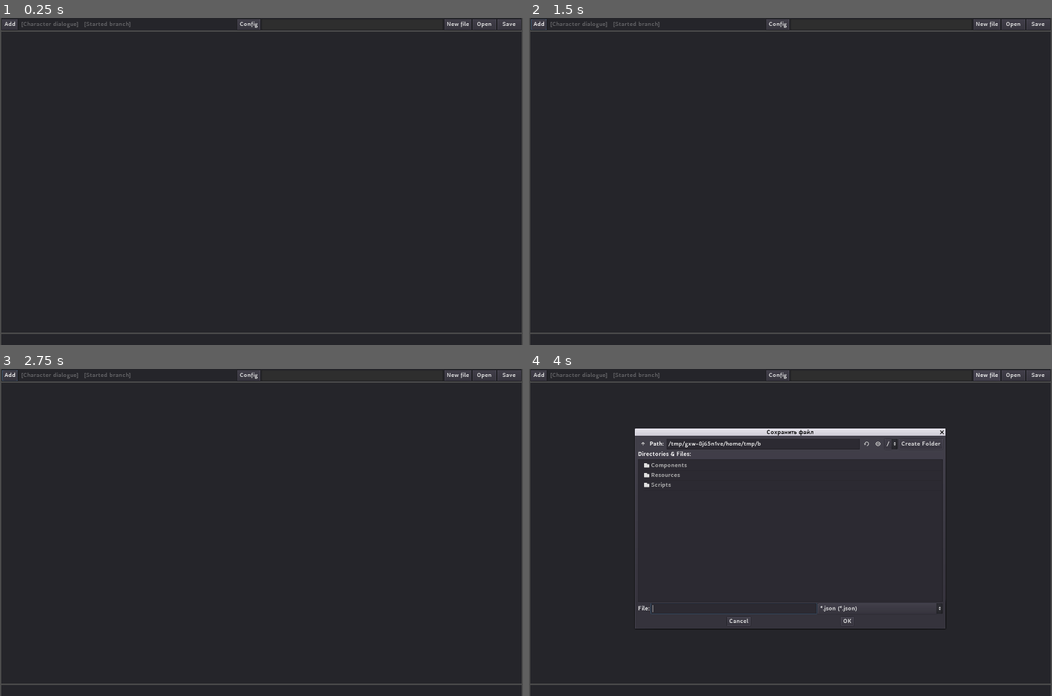
Above: before the commit, frames 1-4 (two rows, left to right).
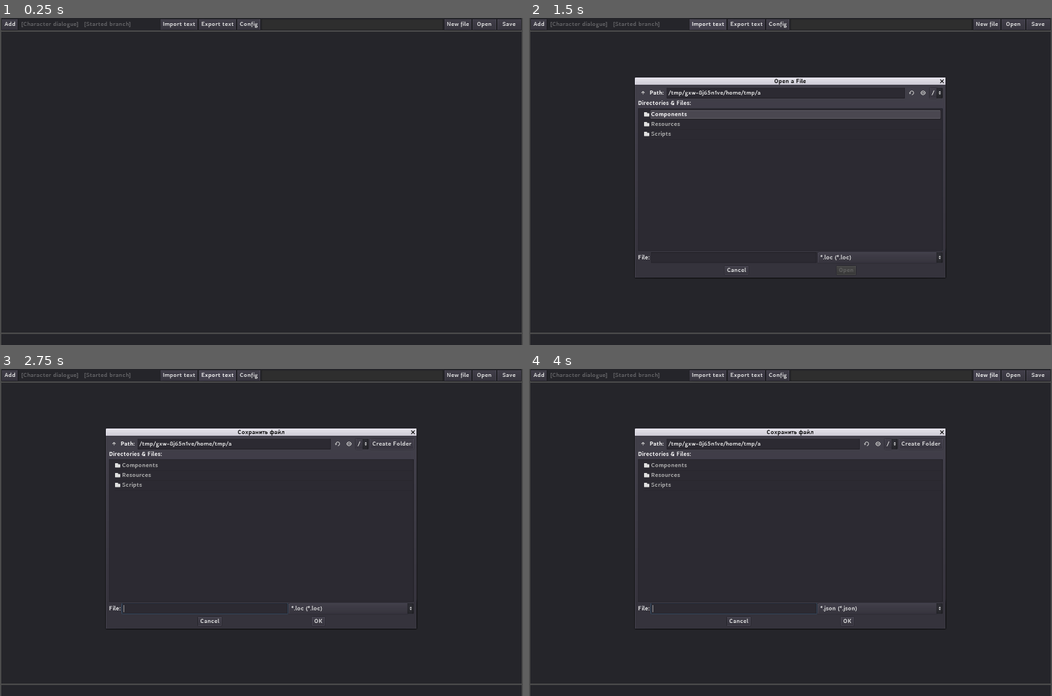
Above: after the commit, the same moments.

Repository: NIK0666/smart_dialogue_creator
Game: Godot game, scene res://Main.tscn
The game is run twice, just before and just after one commit, with the same random seed, the same clock (stepped at 60 frames per second) and the same inputs.
Inputs (mouse positions are in pixels of both pictures, inside the frame that each line leads up to):
- Up to frame 1 (0.25 s): no input
- Up to frame 2 (1.5 s): click "Add" at 0.5 s; click (706, 24) at 1.25 s, where only the run after the commit has a clickable "Import text"
- Up to frame 3 (2.75 s): click (219, 375) at 2 s, where only the run after the commit has a clickable "Export text"
- Up to frame 4 (4 s): click "Save" at 2.75 s; click "New file" at 3.5 s

The runs differ from the first frame. In frame 1, 0.3% of the frame differs, in the area x 30-46%, y 0-4%; in frame 2, 7.0%, in the area x 0-80%, y 0-80%; in frame 3, 5.9%; in frame 4, 0.3%.

Commit message:
Export and import text to CSV

Diff:
--- a/App.gd
+++ b/App.gd
@@ -25,19 +25,19 @@
 	var last_file_path = AppInstance.settings.get_value("settings", "last_file")
 	var open_recent = AppInstance.load_json(last_file_path)
 	if (open_recent):
-		AppInstance.current_npc = open_recent
+		AppInstance.document = open_recent
 		init_form(last_file_path)
 
 
 func _on_OpenDialog_file_selected(path):
-	AppInstance.current_npc = AppInstance.load_json(path)
+	AppInstance.document = AppInstance.load_json(path)
 	init_form(path)
 	AppInstance.change_setting("last_file", path)
 	AppInstance.change_setting("last_path", $OpenDialog.current_dir + "/")
 
 func _on_CreateDialog_file_selected(path):
 	AppInstance.create_empty_dialog(path)
-	AppInstance.current_npc = AppInstance.load_json(path)
+	AppInstance.document = AppInstance.load_json(path)
 	init_form(path)
 	AppInstance.change_setting("last_file", path)
 	AppInstance.change_setting("last_path", $CreateDialog.current_dir + "/")
@@ -52,12 +52,12 @@
 	for item in dialogs_list.get_children():
 		dialogs_list.remove_child(item)
 
-	if (AppInstance.current_npc.get("character")):
-		$MainVBox/ToolbarPanel/HBoxContainer/CharacterBtn.update_content(AppInstance.get_character_info(AppInstance.current_npc["character"]))
-	if (AppInstance.current_npc.get("autobranch")):
-		$MainVBox/ToolbarPanel/HBoxContainer/AutobranchBtn.set_text(AppInstance.current_npc["autobranch"])
-
-	var content: Array = AppInstance.current_npc["dialogues"]
+	if (AppInstance.document.get("character")):
+		$MainVBox/ToolbarPanel/HBoxContainer/CharacterBtn.update_content(AppInstance.get_character_info(AppInstance.document["character"]))
+	if (AppInstance.document.get("autobranch")):
+		$MainVBox/ToolbarPanel/HBoxContainer/AutobranchBtn.set_text(AppInstance.document["autobranch"])
+
+	var content: Array = AppInstance.document["branches"]
 	for ind in range(content.size()):
 		var cell = BranchCell.instance()
 		cell.update_content(content[ind])
@@ -67,12 +67,12 @@
 
 
 func _on_SaveBtn_pressed():
-	if AppInstance.current_npc.empty():
+	if AppInstance.document.empty():
 		AppInstance.alert("File is not opened!", "ERROR")
 		return
 	var file = File.new()
 	file.open(path_input.text, File.WRITE)
-	file.store_string(JSON.print(AppInstance.current_npc))
+	file.store_string(JSON.print(AppInstance.document))
 	file.close()
 
 
@@ -88,6 +88,50 @@
 
 func _on_ConfigPanel_open_config_dialog():
 	show_filedialog($OpenConfig, "config")
+
+func _on_ExportBtn_pressed():
+	show_filedialog($ExportDialog, "loc")
+
+func _on_ImportBtn_pressed():
+	show_filedialog($ImportDialog, "loc")
+
+func _on_ImportDialog_file_selected(path):
+	var file = File.new()
+	file.open(path, file.READ)
+
+	var dict: Dictionary = {}
+	var arr: Array = file.get_csv_line("\t")
+	while arr.size() == 2:
+		arr = file.get_csv_line("\t")
+		if arr.size() == 2:
+			print(arr.size())
+			dict[arr[0]] = arr[1]
+	file.close()
+
+	for branch in AppInstance.document["branches"]:
+		if (dict.has(branch["text_id"])):
+			branch["text"] = dict[branch["text_id"]]
+		for phrase in branch["phrases"]:
+			if (dict.has(phrase["text_id"])):
+				phrase["text"] = dict[phrase["text_id"]]
+
+	init_form(path_input.text)
+
+
+func _on_ExportDialog_file_selected(path):
+	var file_data: String = "text_id\ttext\n"
+
+	for branch in AppInstance.document["branches"]:
+		file_data += branch["text_id"] + "\t" + branch["text"] + "\n"
+		for phrase in branch["phrases"]:
+			file_data += phrase["text_id"] + "\t" + phrase["text"] + "\n"
+
+	var file = File.new()
+	file.open(path, File.WRITE)
+	file.store_string(file_data)
+	file.close()
+
+
 
 func show_filedialog(node: FileDialog, type: String):
 	node.current_path = AppInstance.settings.get_value("settings", "last_path")
@@ -96,7 +140,7 @@
 
 func _on_AddBranchButton_pressed():
 
-	if AppInstance.current_npc.empty():
+	if AppInstance.document.empty():
 		AppInstance.alert("Dialog is not found! Create or open file.", "ERROR")
 		return
 
@@ -104,7 +148,7 @@
 	dialogs_list.add_child(cell)
 	var new_dict: Dictionary = {
 		"name": generate_name(),
-		"phrase": "",
+		"text": "",
 		"text_id": UUID.v4(),
 		"hidden": false,
 		"closed": false,
@@ -117,8 +161,8 @@
 		"vars": [],
 		"if": [],
 		"change_started": "",
-		"dialog": []}
-	AppInstance.current_npc["dialogues"].append(new_dict)
+		"phrases": []}
+	AppInstance.document["branches"].append(new_dict)
 	cell.update_content(new_dict)
 	cell.phrase_text.grab_focus()
 	AppInstance.update_branches()
@@ -129,16 +173,16 @@
 	var new_dict: Dictionary = {
 		"text": "",
 		"text_id": UUID.v4(),
-		"npc": AppInstance.current_npc["character"],
+		"npc": AppInstance.document["character"],
 		"anim": "",
 		"if": {}
 		}
-	AppInstance.selected_branch.get_content()["dialog"].append(new_dict)
+	AppInstance.selected_branch.get_content()["phrases"].append(new_dict)
 	cell.update_content(new_dict)
 
 func change_selected_branch_text(value: String):
 	var node_content: Dictionary = AppInstance.selected_branch.get_content()
-	$MainVBox/MainHBox/ColorRect/AddFirst.visible = (value != "" && node_content["dialog"].empty())
+	$MainVBox/MainHBox/ColorRect/AddFirst.visible = (value != "" && node_content["phrases"].empty())
 
 func change_selected(node: BranchCell):
 
@@ -152,14 +196,14 @@
 	for item in phrases_list.get_children():
 		phrases_list.remove_child(item)
 
-	for item in node_content["dialog"]:
+	for item in node_content["phrases"]:
 		var cell = PhraseCell.instance()
 		phrases_list.add_child(cell)
 		cell.update_content(item)
 
 	update_branch_states()
 
-	$MainVBox/MainHBox/ColorRect/AddFirst.visible = (node_content["phrase"] != "" && node_content["dialog"].empty())
+	$MainVBox/MainHBox/ColorRect/AddFirst.visible = (node_content["text"] != "" && node_content["phrases"].empty())
 
 func get_branch_cell(phrase_id: String) -> BranchCell:
 	for item in dialogs_list.get_children():
@@ -195,7 +239,7 @@
 
 
 func generate_name():
-	var content: Array = AppInstance.current_npc["dialogues"]
+	var content: Array = AppInstance.document["branches"]
 	if (content.size() > 0):
 		var temp_name: String = content[content.size() - 1]["name"]
 		var temp_arr: Array = temp_name.split("_")
@@ -230,17 +274,18 @@
 	var cell = PhraseCell.instance()
 	phrases_list.add_child(cell)
 	var new_dict: Dictionary = {
-		"text": node_content["phrase"],
+		"text": node_content["text"],
+		"text_id": UUID.v4(),
 		"npc": AppInstance.config["hero"],
 		"anim": "",
 		"if": {}
 		}
-	node_content["dialog"].append(new_dict)
+	node_content["phrases"].append(new_dict)
 	cell.update_content(new_dict)
 
 
 func _on_CharacterBtn_change_value():
-	AppInstance.current_npc["character"] = $MainVBox/ToolbarPanel/HBoxContainer/CharacterBtn.get_id()
+	AppInstance.document["character"] = $MainVBox/ToolbarPanel/HBoxContainer/CharacterBtn.get_id()
 
 func _on_AutobranchBtn_change_value():
-	AppInstance.current_npc["autobranch"] = $MainVBox/ToolbarPanel/HBoxContainer/AutobranchBtn.get_text()
+	AppInstance.document["autobranch"] = $MainVBox/ToolbarPanel/HBoxContainer/AutobranchBtn.get_text()
--- a/AppInstance.gd
+++ b/AppInstance.gd
@@ -15,7 +15,7 @@
 var app_win: AppWin = null
 var settings:ConfigFile
 var config: Dictionary
-var current_npc: Dictionary
+var document: Dictionary
 var selected_branch: BranchCell = null
 
 func alert(text: String, title: String='Message') -> void:
@@ -29,7 +29,7 @@
 
 func update_branches():
 	exist_branches = []
-	for dict in current_npc["dialogues"]:
+	for dict in document["branches"]:
 		exist_branches.append(dict["name"])
 
 func select_branch(node: BranchCell):
@@ -43,10 +43,10 @@
 	node.set_state("Default")
 
 func delete_branch(node: BranchCell):
-	current_npc["dialogues"].erase(node.get_content())
+	document["branches"].erase(node.get_content())
 	deselect_branch(node)
 	node.get_parent().remove_child(node)
-	if (current_npc["dialogues"].size() > 0):
+	if (document["branches"].size() > 0):
 		select_branch(app_win.dialogs_list.get_child(0))
 	else:
 		select_branch(null)
@@ -78,7 +78,7 @@
 func create_empty_dialog(path: String):
 	var file = File.new()
 	file.open(path, File.WRITE)
-	var saved_json = JSON.print({"character": "", "autobranch": "", "dialogues": []})
+	var saved_json = JSON.print({"character": "", "autobranch": "", "branches": []})
 	file.store_string(saved_json)
 	file.close()
 
--- a/Components/DialInfoPanel.tscn
+++ b/Components/DialInfoPanel.tscn
@@ -30,7 +30,7 @@
 	$VBoxContainer2/Panel4/ChoiceCheckBox.pressed = content[\"choice\"]
 	$VBoxContainer2/Panel3/OrCheckBox.pressed = content[\"or_cond\"]
 	$HBoxContainer/Control/SignalText.text = content[\"extern_signal\"]
-	$VBoxContainer2/Panel2/VBoxContainer2/ChangeStartedBtn.set_text(content[\"change_started\"])
+	$VBoxContainer2/Panel2/ChangeStartedBtn.set_text(content[\"change_started\"])
 
 	# Hide branches info
 	var arr_len = content[\"hide\"].size()
@@ -123,7 +123,8 @@
 
 func save_vars_info():
 	var arr: Array = []
-	for item in $VBoxContainer2/Panel2/VBoxContainer2.get_children():
+	var container = $VBoxContainer2/Panel2/VBoxContainer2
+	for item in container.get_children():
 		if (item.get_child(0).get_text() != \"\"):
 			arr.append({\"key\": item.get_child(0).get_text(), \"op\": item.get_child(1).text, \"value\": item.get_child(2).text})
 	_content[\"vars\"] = arr
@@ -139,7 +140,7 @@
 	_content[\"if\"] = arr
 
 func _on_ChangeStartedBtn_change_value():
-	_content[\"change_started\"] = $VBoxContainer2/Panel2/VBoxContainer2/ChangeStartedBtn.get_text()
+	_content[\"change_started\"] = $VBoxContainer2/Panel2/ChangeStartedBtn.get_text()
 
 
 
@@ -406,7 +407,7 @@
 [node name="VBoxContainer2" type="VBoxContainer" parent="VBoxContainer2/Panel2"]
 margin_top = 23.0
 margin_right = 260.0
-margin_bottom = 218.0
+margin_bottom = 184.0
 __meta__ = {
 "_edit_use_anchors_": false
 }
@@ -582,10 +583,10 @@
 "_edit_use_anchors_": false
 }
 
-[node name="ChangeStartedBtn" type="MenuButton" parent="VBoxContainer2/Panel2/VBoxContainer2"]
-margin_top = 165.0
-margin_right = 260.0
-margin_bottom = 195.0
+[node name="ChangeStartedBtn" type="MenuButton" parent="VBoxContainer2/Panel2"]
+margin_top = 188.0
+margin_right = 260.0
+margin_bottom = 218.0
 rect_min_size = Vector2( 0, 30 )
 size_flags_horizontal = 3
 clip_text = true
@@ -833,7 +834,7 @@
 [connection signal="change_value" from="VBoxContainer2/Panel2/VBoxContainer2/HBoxContainer5/VarKeyText" to="." method="save_vars_info"]
 [connection signal="change_value" from="VBoxContainer2/Panel2/VBoxContainer2/HBoxContainer5/MenuButton" to="." method="save_vars_info"]
 [connection signal="text_changed" from="VBoxContainer2/Panel2/VBoxContainer2/HBoxContainer5/VarValueText1" to="." method="_on_Var_text_changed"]
-[connection signal="change_value" from="VBoxContainer2/Panel2/VBoxContainer2/ChangeStartedBtn" to="." method="_on_ChangeStartedBtn_change_value"]
+[connection signal="change_value" from="VBoxContainer2/Panel2/ChangeStartedBtn" to="." method="_on_ChangeStartedBtn_change_value"]
 [connection signal="change_value" from="VBoxContainer2/Panel3/VBoxContainer2/HBoxContainer/CheckVarKeyText1" to="." method="save_if_info"]
 [connection signal="change_value" from="VBoxContainer2/Panel3/VBoxContainer2/HBoxContainer/MenuButton" to="." method="save_if_info"]
 [connection signal="text_changed" from="VBoxContainer2/Panel3/VBoxContainer2/HBoxContainer/CheckVarValueText1" to="." method="_on_if_text_changed"]
--- a/LineCell.gd
+++ b/LineCell.gd
@@ -13,8 +13,8 @@
 func update_content(content: Dictionary):
 	_content = content
 	$HBoxContainer/NameText.text = _content["name"]
-	if (_content.has("phrase")):
-		$HBoxContainer/PhraseText.text = _content["phrase"]
+	if (_content.has("text")):
+		$HBoxContainer/PhraseText.text = _content["text"]
 
 
 func _on_Button_pressed():
@@ -23,7 +23,7 @@
 
 
 func _on_PhraseText_text_changed(new_text):
-	_content["phrase"] = new_text
+	_content["text"] = new_text
 	AppInstance.app_win.change_selected_branch_text(new_text)
 
 func _on_NameText_text_changed(new_text):
--- a/Main.tscn
+++ b/Main.tscn
@@ -68,9 +68,27 @@
 
 [node name="Control" type="Control" parent="MainVBox/ToolbarPanel/HBoxContainer"]
 margin_left = 215.0
+margin_right = 432.0
+margin_bottom = 30.0
+size_flags_horizontal = 3
+
+[node name="ImportBtn" type="Button" parent="MainVBox/ToolbarPanel/HBoxContainer"]
+margin_left = 436.0
+margin_right = 538.0
+margin_bottom = 30.0
+text = "Import text"
+__meta__ = {
+"_edit_use_anchors_": false
+}
+
+[node name="ExportBtn" type="Button" parent="MainVBox/ToolbarPanel/HBoxContainer"]
+margin_left = 542.0
 margin_right = 644.0
 margin_bottom = 30.0
-size_flags_horizontal = 3
+text = "Export text"
+__meta__ = {
+"_edit_use_anchors_": false
+}
 
 [node name="ConfigBtn" type="Button" parent="MainVBox/ToolbarPanel/HBoxContainer"]
 margin_left = 648.0
@@ -278,6 +296,43 @@
 "_edit_use_anchors_": false
 }
 
+[node name="ExportDialog" type="FileDialog" parent="."]
+anchor_left = 0.5
+anchor_top = 0.5
+anchor_right = 0.5
+anchor_bottom = 0.5
+margin_left = -427.5
+margin_top = -265.5
+margin_right = 427.5
+margin_bottom = 265.5
+window_title = "Сохранить файл"
+access = 2
+current_dir = "/Godot/smart_dialogue_creator"
+current_file = "Config_new"
+current_path = "/Godot/smart_dialogue_creator/Config_new"
+__meta__ = {
+"_edit_use_anchors_": false
+}
+
+[node name="ImportDialog" type="FileDialog" parent="."]
+anchor_left = 0.5
+anchor_top = 0.5
+anchor_right = 0.5
+anchor_bottom = 0.5
+margin_left = -427.5
+margin_top = -265.5
+margin_right = 427.5
+margin_bottom = 265.5
+window_title = "Открыть файл"
+mode = 0
+access = 2
+current_dir = "/Godot/smart_dialogue_creator"
+current_file = "Config_new"
+current_path = "/Godot/smart_dialogue_creator/Config_new"
+__meta__ = {
+"_edit_use_anchors_": false
+}
+
 [node name="Panel" type="ColorRect" parent="."]
 visible = false
 anchor_right = 1.0
@@ -294,6 +349,8 @@
 [connection signal="pressed" from="MainVBox/ToolbarPanel/HBoxContainer/AddBranchButton" to="." method="_on_AddBranchButton_pressed"]
 [connection signal="change_value" from="MainVBox/ToolbarPanel/HBoxContainer/CharacterBtn" to="." method="_on_CharacterBtn_change_value"]
 [connection signal="change_value" from="MainVBox/ToolbarPanel/HBoxContainer/AutobranchBtn" to="." method="_on_AutobranchBtn_change_value"]
+[connection signal="pressed" from="MainVBox/ToolbarPanel/HBoxContainer/ImportBtn" to="." method="_on_ImportBtn_pressed"]
+[connection signal="pressed" from="MainVBox/ToolbarPanel/HBoxContainer/ExportBtn" to="." method="_on_ExportBtn_pressed"]
 [connection signal="pressed" from="MainVBox/ToolbarPanel/HBoxContainer/ConfigBtn" to="." method="_on_ConfigBtn_pressed"]
 [connection signal="pressed" from="MainVBox/ToolbarPanel/HBoxContainer/NewBtn" to="." method="_on_NewBtn_pressed"]
 [connection signal="pressed" from="MainVBox/ToolbarPanel/HBoxContainer/OpenBtn" to="." method="_on_OpenBtn_pressed"]
@@ -304,5 +361,7 @@
 [connection signal="file_selected" from="CreateDialog" to="." method="_on_CreateDialog_file_selected"]
 [connection signal="file_selected" from="OpenConfig" to="." method="_on_Config_file_selected"]
 [connection signal="file_selected" from="CreateConfig" to="." method="_on_Config_file_selected"]
+[connection signal="file_selected" from="ExportDialog" to="." method="_on_ExportDialog_file_selected"]
+[connection signal="file_selected" from="ImportDialog" to="." method="_on_ImportDialog_file_selected"]
 [connection signal="new_config_dialog" from="Panel/ConfigPanel" to="." method="_on_ConfigPanel_new_config_dialog"]
 [connection signal="open_config_dialog" from="Panel/ConfigPanel" to="." method="_on_ConfigPanel_open_config_dialog"]
--- a/project.godot
+++ b/project.godot
@@ -63,6 +63,14 @@
 
 theme/custom_font="res://CertaFont.tres"
 
+[locale]
+
+translations=PoolStringArray( "res://lang/text.csv" )
+locale_filter=[ 1, [ "en", "ru" ] ]
+translation_remaps={
+
+}
+
 [rendering]
 
 quality/driver/driver_name="GLES2"
